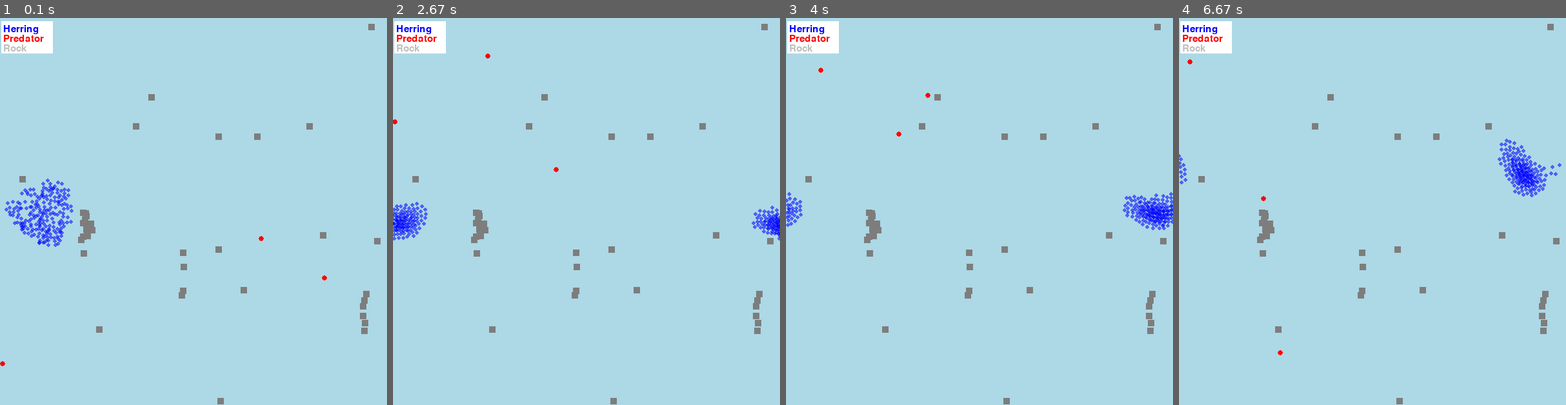
Above: before the commit, frames 1-4 (left to right).
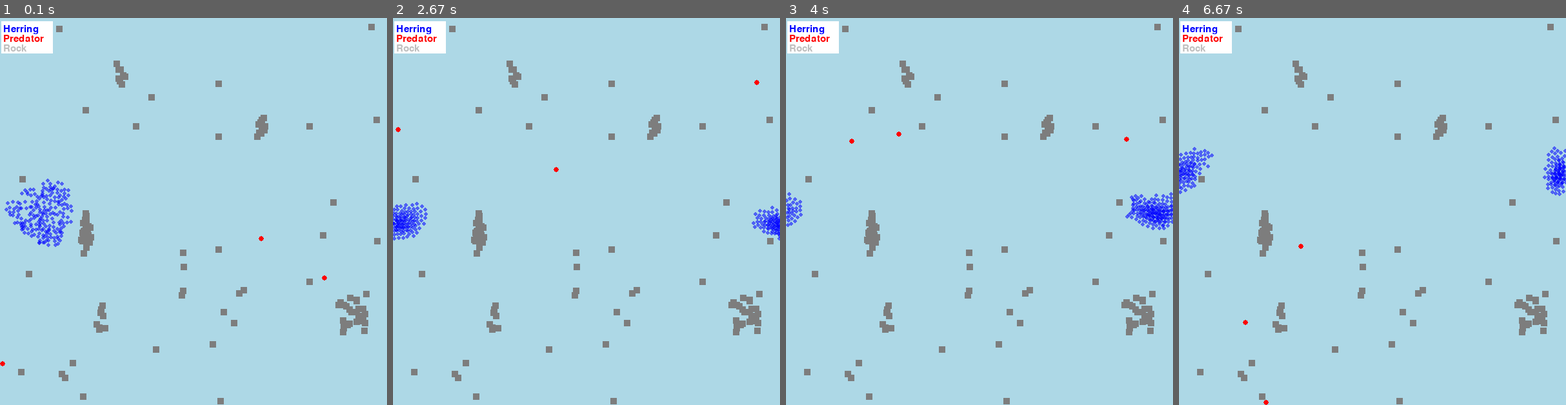
Above: after the commit, the same moments.

Repository: suus-stack/PCA
Game: pygame game, started from code/herring_simulation.py
Same seed, same stepped clock (60 frames per second), same inputs: the game is played once before the commit and once after it.
Inputs:
- Up to frame 1 (0.1 s): no input
- Up to frame 2 (2.67 s): no input
- Up to frame 3 (4 s): no input
- Up to frame 4 (6.67 s): tap Enter at 6.33 s

The runs differ from the first frame. In frame 1, 1.4% of the frame differs, in the area x 4-99%, y 2-99%; in frame 2, 1.5%; in frame 3, 1.7%; in frame 4, 3.2%, in the area x 0-100%, y 2-100%.

Commit message:
error fixed

Diff:
--- a/code/herring_simulation.py
+++ b/code/herring_simulation.py
@@ -16,6 +16,7 @@
 import math
 import itertools
 
+
 class Config():
     """ Class that stores the values of all the parameter constants in the experiment.
     To enhance clarity in the simulation, 1 unit is not 1 meter but 0.25 meter and
@@ -65,7 +66,7 @@
         # Pick velocity and multiply it with the correct speed and add randomness
         self.velocity = pygame.Vector2(random.uniform(-1, 1), random.uniform(-1, 1)).normalize() * (Config.HERRING_SPEED + random.uniform(-0.05, 0.05))
 
-    def boids_rules_herring(self, all_herring, boids_influence, weighted_x):
+    def boids_rules_herring(self, all_herring, boids_influence):
         """ Function to adapt the herring velocity to implement the flocking rules:
         - The separation rule: herring maintain a certain minimum distance with respect
         to its surrounding herring.
@@ -96,17 +97,17 @@
             alignment_influence = 1
             cohesion_influence = 1
         if boids_influence == 1:
-            separation_influence = weighted_x
+            separation_influence = 3
             alignment_influence = 1
             cohesion_influence = 1
         if boids_influence == 2:
             separation_influence = 1
-            alignment_influence = weighted_x
+            alignment_influence = 3
             cohesion_influence = 1
         if boids_influence == 3:
             separation_influence = 1
             alignment_influence = 1
-            cohesion_influence = weighted_x
+            cohesion_influence = 3
 
         # Loop over all the herring
         for herring in all_herring:
@@ -238,7 +239,7 @@
                 # Normalize velocity and multiply by the changed speed
                 self.velocity = self.velocity.normalize() * (Config.HERRING_SPEED + (Config.HERRING_SPEED_MAX - Config.HERRING_SPEED + random.uniform(-0.05, 0.05)) * closeness)
 
-    def update(self, all_herring, all_predators, all_rocks, boids_influence, weighted_x):
+    def update(self, all_herring, all_predators, all_rocks, boids_influence):
         """This function updates the position of a herring. The new position is
         dependent on the old position, the cohesion-, separation- and alignment rule,
         the rock positions and the positions of the predator(s).
@@ -255,11 +256,9 @@
             Group containing all rock entities.
         boids_influence: Int
             Indicates if a boid rule is more important.
-        weighted_x: Int
-            Indicating the weight at which the designated rule will be applied.
         """
         # Appy the three boids rules
-        self.boids_rules_herring(all_herring, boids_influence, weighted_x)
+        self.boids_rules_herring(all_herring, boids_influence)
 
         # Determine influence of the environment
         self.avoid_predator(all_predators, all_herring)
@@ -477,7 +476,7 @@
 
 class Experiment(pygame.sprite.Sprite):
     def __init__(self, herring_nr=100, predator_nr=1, rock_nr=10, simulation_duration=20, extra_rocks=False, start_school=False, perception_change_predator=False,
-        perception_change_herring=False, alignment_distance=20, cohesion_distance=20, separation_distance=5, boids_influence=0, weighted_x=3):
+        perception_change_herring=False, alignment_distance=20, cohesion_distance=20, separation_distance=5, boids_influence=0):
         """
         Parameters:
         -----------
@@ -510,8 +509,6 @@
             the separation rule.
         boids_influence: Int
             Indicates if one boid rule is more important
-        weighted_x: Int
-            Indicates te weight at wich the designated rule wil be applied
         """
         self.herring_nr = herring_nr
         self.predator_nr = predator_nr
@@ -523,7 +520,6 @@
         self.perception_change_herring = perception_change_herring
         self.boids_influence = boids_influence
         self.perception_change_called = True
-        self.weighted_x = weighted_x
 
         Config.ALIGNMENT_DISTANCE = alignment_distance
         Config.COHESION_DISTANCE = cohesion_distance
@@ -908,7 +904,7 @@
                     simulation_run = False
 
             # Update the position of the herring and predators
-            all_herring.update(all_herring, all_predators, all_rocks, self.boids_influence, self.weighted_x)
+            all_herring.update(all_herring, all_predators, all_rocks, self.boids_influence)
             all_predators.update(all_herring, all_predators, all_rocks)
 
             elapsed_time = (showed_frames / Config.FRAMES_PER_SECOND)
@@ -973,5 +969,5 @@
     """
     # Do a doctest and run the simulation
     doctest.testmod()
-    experiment_example = Experiment(200, 3, 20, 60, True, True, False, False, 32, 32, 6, 0)
+    experiment_example = Experiment(200, 3, 40, 60, True, True, False, False, 32, 32, 6, 0)
     return_values = experiment_example.run()
--- a/code/visualisation.py
+++ b/code/visualisation.py
@@ -628,7 +628,7 @@
     plt.show()
 
 
-    def sensitivity_weighted_x(number_simulation, time_simulation, min_range, max_range):
+def sensitivity_weighted_x(number_simulation, time_simulation, min_range, max_range):
     """The function makes two plots of the mean number of killed herrings
         under different combinations of Boids Influence and Weighted X values.
 
@@ -642,6 +642,7 @@
         The lower bound of the range of weighted_x values to be tested.
     max_range: int
         The upper bound of the range of weighted_x values to be tested.
+
     Returns:
     --------
     boids_influence_df: DataFrame
@@ -731,40 +732,39 @@
     return boids_influence_df, mean_values
 
 if __name__ == "__main__":
-    # Determine the influence of the boid rules
-    df_boid_killed = influence_boid_rules(40, 60)
-    significant_test_boidsrules(df_boid_killed)
-
-    # Determine the influence of rocks on the killing rate
-    influence_rocks(80, 30, 30)
-
-    #Determine the invluence of more predators
-    influence_predator_number(20, 30, 30)
-
-    # # Determine the influence of the scoolsize
-    df_school_size = influence_school_size(40, 30)
-    significant_test_school_size(df_school_size)
-
-    # Determine the influence of the alignment distance
-    influence_alignment_distance(30, 30)
-
-    # Determine what influence if predators are more within the separation distance
-    df_closeness_herring = influences_closeness_herring(40, 30)
-    significant_test_close(df_closeness_herring)
-    significant_test_killed(df_closeness_herring)
-
-    # Determine the influence of changes in the perception length
-    visualizing_perception_change(6, 600, 250)
-
-    # Determine the influence of changes when there are only a few herring
-    visualizing_perception_change(5, 600, 250)
-
-    # Do a sensitivity analyse for the alignment, separation and cohesion distance
-    sensitivity_rules_distance(30, 30)
+    # # Determine the influence of the boid rules
+    # df_boid_killed = influence_boid_rules(40, 60)
+    # significant_test_boidsrules(df_boid_killed)
+    #
+    # # Determine the influence of rocks on the killing rate
+    # influence_rocks(80, 30, 30)
+    #
+    # #Determine the invluence of more predators
+    # influence_predator_number(20, 30, 30)
+    #
+    # # # Determine the influence of the scoolsize
+    # df_school_size = influence_school_size(40, 30)
+    # significant_test_school_size(df_school_size)
+    #
+    # # Determine the influence of the alignment distance
+    # influence_alignment_distance(30, 30)
+    #
+    # # Determine what influence if predators are more within the separation distance
+    # df_closeness_herring = influences_closeness_herring(40, 30)
+    # significant_test_close(df_closeness_herring)
+    # significant_test_killed(df_closeness_herring)
+    #
+    # # Determine the influence of changes in the perception length
+    # visualizing_perception_change(6, 600, 250)
+    #
+    # # Determine the influence of changes when there are only a few herring
+    # visualizing_perception_change(5, 600, 250)
+    #
+    # # Do a sensitivity analyse for the alignment, separation and cohesion distance
+    # sensitivity_rules_distance(30, 30)
 
     # Determine the killing efficiency per predator if the number of predators increases
-    predator_killing_efficiency(30, 30, 30)
+    # predator_killing_efficiency(30, 30, 30)
 
     # Determine the difference in killed herring when boid rules get different weights
-     #Determine  the weighted_x best influence'
-    sensitivity_weighted_x(40, 30, -5, 5)
+    # sensitivity_weighted_x(2, 1, -5, 5)
